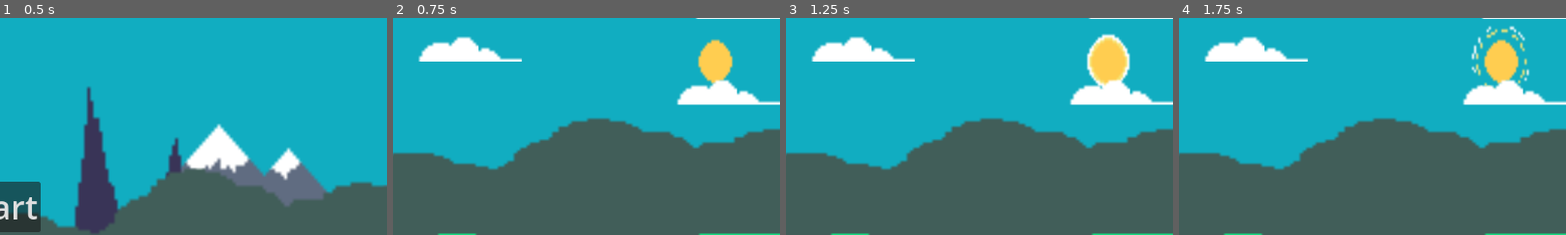
Above: before the commit, frames 1-4 (left to right).
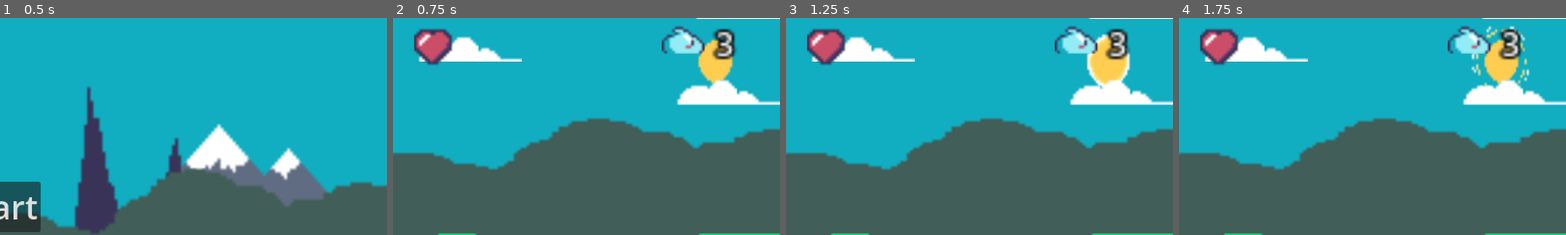
Above: after the commit, the same moments.

Repository: jacmba/godot-2d-platformer-game
Game: Godot game, scene res://scenes/world/menu.tscn
Two runs of this game, one before a commit and one after it. Both use one fixed random seed, a clock stepped at 60 frames per second and the inputs below.
Inputs (mouse positions are % of the whole screen's width and height, from its top left):
- Up to frame 1 (0.5 s): no input
- Up to frame 2 (0.75 s): click "Start" at 0.5 s
- Up to frame 3 (1.25 s): no input
- Up to frame 4 (1.75 s): tap Enter at 1.25 s; move the mouse to (72, 45) at 1.27 s; hold Right (move_right) from 1.28 s (still down); tap Space (jump) at 1.35, 1.52 s; click (72, 45) at 1.42 s
The pictures show only the part of the screen within x 50-100%, y 0-50%; the shares and areas given below are measured in that part.

Frame 1 is identical in both runs. In frame 2, 3.2% of the frame differs, in the area x 5-89%, y 3-22%; in frame 3, 3.2%; in frame 4, 3.2%.

Commit message:
Lives and health in HUD. Managing damage and death

Diff:
--- /dev/null
+++ b/scenes/packed/health_heart.tscn
@@ -0,0 +1,9 @@
+[gd_scene load_steps=3 format=3 uid="uid://bc83mrg1v51tq"]
+
+[ext_resource type="Texture2D" uid="uid://bkj14jgtkksrj" path="res://rocky_roads/UI/hearts.png" id="1_rf07c"]
+[ext_resource type="Script" path="res://scripts/health_heart.gd" id="2_d8rd8"]
+
+[node name="HealthHeart" type="Sprite2D"]
+texture = ExtResource("1_rf07c")
+hframes = 4
+script = ExtResource("2_d8rd8")
--- /dev/null
+++ b/scenes/packed/hud.tscn
@@ -0,0 +1,57 @@
+[gd_scene load_steps=6 format=3 uid="uid://bs30511hnqtly"]
+
+[ext_resource type="Script" path="res://scripts/game.gd" id="1_00kdb"]
+[ext_resource type="Texture2D" uid="uid://bbdfsjc0vrx5n" path="res://rocky_roads/Objects/coin_gold.png" id="2_78u1y"]
+[ext_resource type="PackedScene" uid="uid://bc83mrg1v51tq" path="res://scenes/packed/health_heart.tscn" id="3_lm8ed"]
+[ext_resource type="Texture2D" uid="uid://bt831vrq318j1" path="res://rocky_roads/Enemies/slime_blue.png" id="4_w862e"]
+
+[sub_resource type="LabelSettings" id="LabelSettings_20vpd"]
+line_spacing = 0.0
+font_size = 12
+outline_size = 4
+outline_color = Color(0, 0, 0, 1)
+
+[node name="HUD" type="CanvasLayer" groups=["coin_listeners", "damage_listeners", "dead_zone_listeners", "death_listeners"]]
+offset = Vector2(600, 300)
+scale = Vector2(4, 4)
+transform = Transform2D(4, 0, 0, 4, 600, 300)
+script = ExtResource("1_00kdb")
+
+[node name="CoinCounter" type="Label" parent="."]
+offset_left = -120.0
+offset_top = -72.0
+offset_right = -113.0
+offset_bottom = -55.0
+size_flags_horizontal = 0
+size_flags_vertical = 0
+theme_override_font_sizes/font_size = 16
+text = "0"
+label_settings = SubResource("LabelSettings_20vpd")
+vertical_alignment = 1
+
+[node name="CoinIcon" type="Sprite2D" parent="."]
+position = Vector2(-128, -64)
+texture = ExtResource("2_78u1y")
+hframes = 8
+
+[node name="HealthHeart" parent="." instance=ExtResource("3_lm8ed")]
+position = Vector2(10, -64)
+
+[node name="LivesIcon" type="Sprite2D" parent="."]
+position = Vector2(102, -69)
+texture = ExtResource("4_w862e")
+flip_h = true
+hframes = 5
+vframes = 2
+
+[node name="LivesCounter" type="Label" parent="."]
+offset_left = 114.0
+offset_top = -73.0
+offset_right = 121.0
+offset_bottom = -56.0
+size_flags_horizontal = 0
+size_flags_vertical = 0
+theme_override_font_sizes/font_size = 16
+text = "0"
+label_settings = SubResource("LabelSettings_20vpd")
+vertical_alignment = 1
--- a/scenes/packed/player.tscn
+++ b/scenes/packed/player.tscn
@@ -78,7 +78,7 @@
 [sub_resource type="RectangleShape2D" id="RectangleShape2D_0rm3u"]
 size = Vector2(12, 7)
 
-[node name="Player" type="CharacterBody2D" groups=["dead_zone_listeners", "death_listeners"]]
+[node name="Player" type="CharacterBody2D" groups=["damage_listeners", "dead_zone_listeners", "death_listeners"]]
 z_index = 10
 collision_layer = 512
 collision_mask = 32769
--- a/scenes/world/stage1.tscn
+++ b/scenes/world/stage1.tscn
@@ -1,14 +1,13 @@
-[gd_scene load_steps=28 format=3 uid="uid://bf7b1n21ao4je"]
+[gd_scene load_steps=26 format=3 uid="uid://bf7b1n21ao4je"]
 
 [ext_resource type="Texture2D" uid="uid://or7qx3bylf80" path="res://rocky_roads/Tilesets/tileset_forest.png" id="1_k4m6h"]
 [ext_resource type="Texture2D" uid="uid://c7dmdwmntia06" path="res://rocky_roads/Deco/clouds.png" id="2_yosi7"]
 [ext_resource type="Texture2D" uid="uid://csktloilix5ai" path="res://rocky_roads/Objects/sign.png" id="3_r0x3a"]
-[ext_resource type="Script" path="res://scripts/game.gd" id="4_yvmst"]
-[ext_resource type="Texture2D" uid="uid://bbdfsjc0vrx5n" path="res://rocky_roads/Objects/coin_gold.png" id="5_gxutl"]
 [ext_resource type="Texture2D" uid="uid://nlanr00q3m0m" path="res://rocky_roads/Deco/water_a_8frames.png" id="6_unc1m"]
 [ext_resource type="PackedScene" uid="uid://dctac3vkoen7a" path="res://scenes/packed/game_cam.tscn" id="7_1j7k8"]
 [ext_resource type="Texture2D" uid="uid://djtqc4iegjyk" path="res://rocky_roads/Deco/sun.png" id="7_md4jf"]
 [ext_resource type="Texture2D" uid="uid://hu8ug54k5h6c" path="res://rocky_roads/Backgrounds/trees.png" id="8_ypsck"]
+[ext_resource type="PackedScene" uid="uid://bs30511hnqtly" path="res://scenes/packed/hud.tscn" id="10_p45xr"]
 [ext_resource type="PackedScene" uid="uid://cjj0s16uapswj" path="res://scenes/packed/coin.tscn" id="10_y0l7i"]
 [ext_resource type="PackedScene" uid="uid://0pxk3tcg3l60" path="res://scenes/packed/player.tscn" id="11_o0esj"]
 
@@ -269,12 +268,6 @@
 "wave": SubResource("Animation_tpktm")
 }
 
-[sub_resource type="LabelSettings" id="LabelSettings_20vpd"]
-line_spacing = 0.0
-font_size = 12
-outline_size = 4
-outline_color = Color(0, 0, 0, 1)
-
 [node name="Level" type="Node"]
 
 [node name="Stage" type="TileMap" parent="."]
@@ -391,30 +384,4 @@
 [node name="DeathTimer" type="Timer" parent="Stage/Timers"]
 one_shot = true
 
-[node name="HUD" type="CanvasLayer" parent="." groups=["coin_listeners", "dead_zone_listeners", "death_listeners"]]
-offset = Vector2(600, 300)
-scale = Vector2(4, 4)
-transform = Transform2D(4, 0, 0, 4, 600, 300)
-script = ExtResource("4_yvmst")
-
-[node name="CoinCounter" type="Label" parent="HUD"]
-top_level = true
-offset_left = -120.0
-offset_top = -72.0
-offset_right = -113.0
-offset_bottom = -55.0
-size_flags_horizontal = 0
-size_flags_vertical = 0
-theme_override_font_sizes/font_size = 16
-text = "0"
-label_settings = SubResource("LabelSettings_20vpd")
-vertical_alignment = 1
-
-[node name="CoinIcon" type="Sprite2D" parent="HUD"]
-position = Vector2(-128, -64)
-texture = ExtResource("5_gxutl")
-hframes = 8
-
-[connection signal="body_entered" from="Stage/Scenery/Goal" to="HUD" method="_on_goal_entered"]
-[connection signal="timeout" from="Stage/Timers/StageClearTimer" to="HUD" method="_on_stage_clear_timeout"]
-[connection signal="timeout" from="Stage/Timers/DeathTimer" to="HUD" method="_on_death_timer_timeout"]
+[node name="HUD" parent="." instance=ExtResource("10_p45xr")]
--- a/scenes/world/stage2.tscn
+++ b/scenes/world/stage2.tscn
@@ -1,17 +1,16 @@
-[gd_scene load_steps=32 format=3 uid="uid://co2i0mciyr0iq"]
+[gd_scene load_steps=30 format=3 uid="uid://co2i0mciyr0iq"]
 
 [ext_resource type="Texture2D" uid="uid://or7qx3bylf80" path="res://rocky_roads/Tilesets/tileset_forest.png" id="1_2ovgi"]
 [ext_resource type="Texture2D" uid="uid://c7dmdwmntia06" path="res://rocky_roads/Deco/clouds.png" id="2_pqsag"]
 [ext_resource type="Texture2D" uid="uid://csktloilix5ai" path="res://rocky_roads/Objects/sign.png" id="3_gbhb7"]
 [ext_resource type="Texture2D" uid="uid://qf6n6o27f1mr" path="res://rocky_roads/Backgrounds/mountains_a.png" id="4_8ak2o"]
-[ext_resource type="Script" path="res://scripts/game.gd" id="4_f4v5h"]
-[ext_resource type="Texture2D" uid="uid://bbdfsjc0vrx5n" path="res://rocky_roads/Objects/coin_gold.png" id="5_mpl0l"]
 [ext_resource type="Texture2D" uid="uid://nlanr00q3m0m" path="res://rocky_roads/Deco/water_a_8frames.png" id="6_fs0h5"]
 [ext_resource type="PackedScene" uid="uid://dctac3vkoen7a" path="res://scenes/packed/game_cam.tscn" id="7_3ju5u"]
 [ext_resource type="Texture2D" uid="uid://djtqc4iegjyk" path="res://rocky_roads/Deco/sun.png" id="7_7c3wp"]
 [ext_resource type="Texture2D" uid="uid://hu8ug54k5h6c" path="res://rocky_roads/Backgrounds/trees.png" id="8_sm4ft"]
 [ext_resource type="PackedScene" uid="uid://cjj0s16uapswj" path="res://scenes/packed/coin.tscn" id="10_81ln4"]
 [ext_resource type="PackedScene" uid="uid://0pxk3tcg3l60" path="res://scenes/packed/player.tscn" id="11_dyu70"]
+[ext_resource type="PackedScene" uid="uid://bs30511hnqtly" path="res://scenes/packed/hud.tscn" id="11_x3csq"]
 
 [sub_resource type="TileMapPattern" id="TileMapPattern_gbeb3"]
 tile_data = PackedInt32Array(0, 131072, 1, 1, 196608, 1, 2, 262144, 1, 3, 327680, 1)
@@ -282,12 +281,6 @@
 "wave": SubResource("Animation_tpktm")
 }
 
-[sub_resource type="LabelSettings" id="LabelSettings_20vpd"]
-line_spacing = 0.0
-font_size = 12
-outline_size = 4
-outline_color = Color(0, 0, 0, 1)
-
 [node name="Level" type="Node"]
 
 [node name="Stage" type="TileMap" parent="."]
@@ -430,29 +423,4 @@
 [node name="Right" type="Node2D" parent="Stage/Boundaries"]
 position = Vector2(608, 0)
 
-[node name="HUD" type="CanvasLayer" parent="." groups=["coin_listeners", "dead_zone_listeners", "death_listeners"]]
-offset = Vector2(600, 300)
-scale = Vector2(4, 4)
-transform = Transform2D(4, 0, 0, 4, 600, 300)
-script = ExtResource("4_f4v5h")
-
-[node name="CoinCounter" type="Label" parent="HUD"]
-offset_left = -120.0
-offset_top = -72.0
-offset_right = -113.0
-offset_bottom = -55.0
-size_flags_horizontal = 0
-size_flags_vertical = 0
-theme_override_font_sizes/font_size = 16
-text = "0"
-label_settings = SubResource("LabelSettings_20vpd")
-vertical_alignment = 1
-
-[node name="CoinIcon" type="Sprite2D" parent="HUD"]
-position = Vector2(-128, -64)
-texture = ExtResource("5_mpl0l")
-hframes = 8
-
-[connection signal="body_entered" from="Stage/Scenery/Goal" to="HUD" method="_on_goal_entered"]
-[connection signal="timeout" from="Stage/Timers/StageClearTimer" to="HUD" method="_on_stage_clear_timeout"]
-[connection signal="timeout" from="Stage/Timers/DeathTimer" to="HUD" method="_on_death_timer_timeout"]
+[node name="HUD" parent="." instance=ExtResource("11_x3csq")]
--- a/scenes/world/stage3.tscn
+++ b/scenes/world/stage3.tscn
@@ -1,10 +1,8 @@
-[gd_scene load_steps=36 format=3 uid="uid://bl3sooxy5ngip"]
+[gd_scene load_steps=34 format=3 uid="uid://bl3sooxy5ngip"]
 
 [ext_resource type="Texture2D" uid="uid://or7qx3bylf80" path="res://rocky_roads/Tilesets/tileset_forest.png" id="1_i24mc"]
 [ext_resource type="Texture2D" uid="uid://c7dmdwmntia06" path="res://rocky_roads/Deco/clouds.png" id="2_s7crp"]
 [ext_resource type="Texture2D" uid="uid://csktloilix5ai" path="res://rocky_roads/Objects/sign.png" id="3_bhegj"]
-[ext_resource type="Script" path="res://scripts/game.gd" id="4_n6q47"]
-[ext_resource type="Texture2D" uid="uid://bbdfsjc0vrx5n" path="res://rocky_roads/Objects/coin_gold.png" id="5_ct0n7"]
 [ext_resource type="Texture2D" uid="uid://nlanr00q3m0m" path="res://rocky_roads/Deco/water_a_8frames.png" id="6_spcl7"]
 [ext_resource type="Texture2D" uid="uid://djtqc4iegjyk" path="res://rocky_roads/Deco/sun.png" id="7_655ll"]
 [ext_resource type="Texture2D" uid="uid://hu8ug54k5h6c" path="res://rocky_roads/Backgrounds/trees.png" id="8_jvdso"]
@@ -13,6 +11,7 @@
 [ext_resource type="Script" path="res://scripts/death_trigger.gd" id="10_t6f2l"]
 [ext_resource type="PackedScene" uid="uid://cjj0s16uapswj" path="res://scenes/packed/coin.tscn" id="10_xgq10"]
 [ext_resource type="PackedScene" uid="uid://0pxk3tcg3l60" path="res://scenes/packed/player.tscn" id="11_k5ejf"]
+[ext_resource type="PackedScene" uid="uid://bs30511hnqtly" path="res://scenes/packed/hud.tscn" id="14_hayqj"]
 [ext_resource type="PackedScene" uid="uid://7a8nvmpe835v" path="res://scenes/packed/saw.tscn" id="14_k8jp1"]
 [ext_resource type="PackedScene" uid="uid://bki6p1fgynypd" path="res://scenes/packed/slime_enemy.tscn" id="15_618wg"]
 
@@ -297,12 +296,6 @@
 "wave": SubResource("Animation_tpktm")
 }
 
-[sub_resource type="LabelSettings" id="LabelSettings_20vpd"]
-line_spacing = 0.0
-font_size = 12
-outline_size = 4
-outline_color = Color(0, 0, 0, 1)
-
 [node name="Level" type="Node"]
 
 [node name="Stage" type="TileMap" parent="."]
@@ -518,33 +511,9 @@
 position = Vector2(728, -24)
 speed = 1000
 
-[node name="HUD" type="CanvasLayer" parent="." groups=["coin_listeners", "dead_zone_listeners", "death_listeners"]]
-offset = Vector2(600, 300)
-scale = Vector2(4, 4)
-transform = Transform2D(4, 0, 0, 4, 600, 300)
-script = ExtResource("4_n6q47")
-
-[node name="CoinCounter" type="Label" parent="HUD"]
-offset_left = -120.0
-offset_top = -72.0
-offset_right = -113.0
-offset_bottom = -55.0
-size_flags_horizontal = 0
-size_flags_vertical = 0
-theme_override_font_sizes/font_size = 16
-text = "0"
-label_settings = SubResource("LabelSettings_20vpd")
-vertical_alignment = 1
-
-[node name="CoinIcon" type="Sprite2D" parent="HUD"]
-position = Vector2(-128, -64)
-texture = ExtResource("5_ct0n7")
-hframes = 8
+[node name="HUD" parent="." instance=ExtResource("14_hayqj")]
 
 [connection signal="body_entered" from="Stage/Scenery/Areas/Spikes/SpikeSet" to="Stage/Scenery/Areas/Spikes/SpikeSet" method="_on_trigger_entered"]
 [connection signal="body_entered" from="Stage/Scenery/Areas/Spikes/SpikeSet2" to="Stage/Scenery/Areas/Spikes/SpikeSet2" method="_on_trigger_entered"]
 [connection signal="body_entered" from="Stage/Scenery/Areas/Spikes/SpikeSet3" to="Stage/Scenery/Areas/Spikes/SpikeSet3" method="_on_trigger_entered"]
 [connection signal="body_entered" from="Stage/Scenery/Areas/Spikes/SpikeSet4" to="Stage/Scenery/Areas/Spikes/SpikeSet4" method="_on_trigger_entered"]
-[connection signal="body_entered" from="Stage/Scenery/Goal" to="HUD" method="_on_goal_entered"]
-[connection signal="timeout" from="Stage/Timers/StageClearTimer" to="HUD" method="_on_stage_clear_timeout"]
-[connection signal="timeout" from="Stage/Timers/DeathTimer" to="HUD" method="_on_death_timer_timeout"]
--- a/scripts/cam_follower.gd
+++ b/scripts/cam_follower.gd
@@ -7,7 +7,7 @@
 @onready var left_boundary: float = boundaries.get_node("Left").position.x
 @onready var right_boundary: float = boundaries.get_node("Right").position.x
 
-func _process(delta):
+func _process(_delta):
 	if player == null:
 		print("Can't get reference to player")
 		return
--- a/scripts/deadZone.gd
+++ b/scripts/deadZone.gd
@@ -1,4 +1,6 @@
 extends Area2D
+
+class_name DeadZone
 
 func _on_zone_entered(_body):
 	get_tree().call_group("dead_zone_listeners", "_on_dead_zone_entered")
--- a/scripts/game.gd
+++ b/scripts/game.gd
@@ -1,17 +1,26 @@
 extends Node
+
+class_name Game
 
 @onready var coin_counter: Label = $CoinCounter
 @onready var gameData: GameData = GameData.getInstance()
+@onready var lives_counter: Label = $LivesCounter
 
 func _ready():
 	gameData.restoreLevel()
+	updateCounters()
+
+func updateCounters():
 	coin_counter.text = str(gameData.getCoins())
+	lives_counter.text = str(gameData.getLives())
+	$HealthHeart.update_health(gameData.getHealth())
 
 func _process(_delta):
 	if Input.is_action_just_pressed("quit"):
 		exit_to_menu()
 
 func die():
+	gameData.die()
 	get_parent().get_node("Stage/Timers/DeathTimer").start()
 
 func exit_to_menu():
@@ -19,7 +28,7 @@
 
 func _on_coin_collected():
 	gameData.collectCoin()
-	coin_counter.text = str(gameData.getCoins())
+	updateCounters()
 
 func _on_dead_zone_entered():
 	die()
@@ -33,10 +42,19 @@
 		exit_to_menu()
 
 func _on_death_timer_timeout():
-	get_tree().reload_current_scene()
+	if gameData.getLives() > 0:
+		get_tree().reload_current_scene()
+	else:
+		exit_to_menu()
 
 func _on_dead():
 	die()
 
+func _on_damaged(damage, _pos):
+	gameData.takeDamage(damage)
+	updateCounters()
+	if gameData.getHealth() == 0:
+		get_tree().call_group("death_listeners", "_on_dead")
+
 func _on_goal_entered(_body):
 	get_parent().get_node("Stage/Timers/StageClearTimer").start()
--- a/scripts/game_data.gd
+++ b/scripts/game_data.gd
@@ -1,7 +1,7 @@
 class_name GameData
 
 const INITIAL_LIVES: int = 3
-const MAX_HEALTH = 3
+const MAX_HEALTH = 4
 
 var coins: int
 var lives: int
@@ -43,8 +43,9 @@
 func getHealth() -> int:
 	return health
 
-func takeDamage():
-	health -= 1
+func takeDamage(damage):
+	health -= damage
+	health = clamp(health, 0, MAX_HEALTH)
 
 func getStage() -> int:
 	return stage
--- /dev/null
+++ b/scripts/health_heart.gd
@@ -0,0 +1,7 @@
+extends Sprite2D
+
+class_name HealthHeart
+
+func update_health(health):
+	var target_frame = GameData.MAX_HEALTH - health
+	frame = target_frame
--- a/scripts/menu.gd
+++ b/scripts/menu.gd
@@ -1,4 +1,6 @@
 extends Control
+
+class_name Menu
 
 const first_stage = "res://scenes/world/stage1.tscn"
 
--- a/scripts/pingpong_enemy.gd
+++ b/scripts/pingpong_enemy.gd
@@ -1,4 +1,6 @@
 extends CharacterBody2D
+
+class_name PingPongEnemy
 
 enum EnemyStatus {
 	IDLE,
@@ -10,6 +12,8 @@
 	LEFT = -1,
 	RIGHT = 1
 }
+
+const DAMAGE: int = 1
 
 @export var speed = 2000
 
@@ -41,8 +45,8 @@
 		status = EnemyStatus.DYING
 		anim.play("die")
 		player.velocity.y = -200
-		remove_child(playerDetector)
-		remove_child(wallDetector)
+		playerDetector.queue_free()
+		wallDetector.queue_free()
 		var t = Timer.new()
 		t.wait_time = 2
 		add_child(t)
@@ -50,8 +54,11 @@
 		await t.timeout
 		queue_free()
 	else:
-		get_tree().call_group("death_listeners", "_on_dead")
+		var relative_pos = 1
+		if player.position.x < position.x:
+			relative_pos = -1
+		get_tree().call_group("damage_listeners", "_on_damaged", 1, relative_pos)
 
 func change_dir():
 	scale.x *= -1
-	direction *= -1
+	direction *= -1 as Direction
--- a/scripts/player.gd
+++ b/scripts/player.gd
@@ -1,13 +1,14 @@
 extends CharacterBody2D
+
+class_name Player
 
 const speed = 4000
 const jump_force = 250
 const gravity = 600
 const terminal_speed = 5000
 
-var h_velocity
 var motion: float
-var dead
+var dead: bool
 
 
 # Called when the node enters the scene tree for the first time.
@@ -54,6 +55,12 @@
 
 func die():
 	dead = true
+	motion = 0
 	remove_child($CollisionShape2D)
 	velocity.y = -jump_force
 	$AnimationPlayer.play("die")
+
+func _on_damaged(_damage, pos):
+	velocity.y = -jump_force
+	motion = pos * 3
+	$AnimationPlayer.play("idle")
--- a/test/unit/test_game_data.gd
+++ b/test/unit/test_game_data.gd
@@ -12,7 +12,7 @@
 func test_initial_data():
 	assert_eq(data.getCoins(), 0, "Coins should be 0")
 	assert_eq(data.getLives(), 3, "Lives should be 3")
-	assert_eq(data.getHealth(), 3, "Health should be 3")
+	assert_eq(data.getHealth(), 4, "Health should be 4")
 	assert_eq(data.getStage(), 1, "Stage should be 1")
 
 func test_collect_coins():
@@ -28,10 +28,14 @@
 	assert_eq(data.getLives(), 3, "Lives should be 3 again")
 
 func test_take_damage():
-	data.takeDamage()
-	assert_eq(data.getHealth(), 2, "Health should be 2")
+	data.takeDamage(3)
+	assert_eq(data.getHealth(), 1, "Health should be 1")
 	data.restoreLevel()
-	assert_eq(data.getHealth(), 3, "Health should be 3 again")
+	assert_eq(data.getHealth(), 4, "Health should be 3 again")
+
+func test_take_damage_health_should_not_go_below_zero():
+	data.takeDamage(100)
+	assert_eq(data.getHealth(), 0, "Health should not fall below 0")
 
 func test_advance_level():
 	data.advanceStage()
--- /dev/null
+++ b/test/unit/test_health_heart.gd
@@ -0,0 +1,13 @@
+extends GutTest
+
+var heart: HealthHeart
+
+func before_each():
+	heart = autofree(HealthHeart.new())
+	add_child(heart)
+
+func test_heart_not_null():
+	assert_not_null(heart, "Heart instance should not be null")
+
+func test_heart_should_have_sprite_0():
+	assert_eq(heart.frame, 0, "Default frame should be 0")
